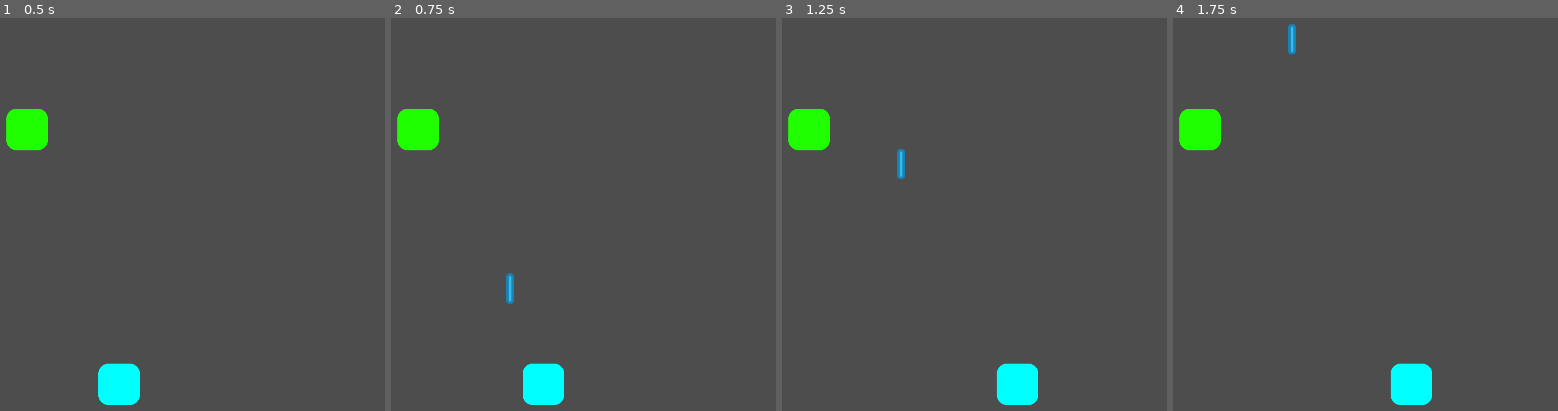
Above: before the commit, frames 1-4 (left to right).
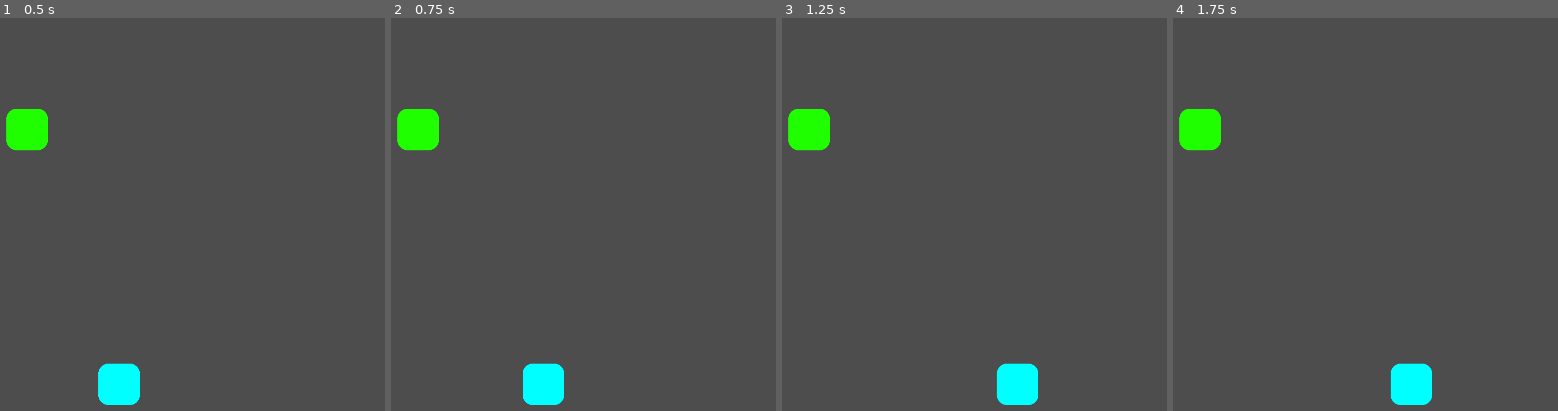
Above: after the commit, the same moments.

Repository: michael-j-coyne/space-defense
Game: Godot game, scene res://scenes/main.tscn
Same seed, same stepped clock (60 frames per second), same inputs: the game is played once before the commit and once after it.
Inputs (mouse positions are in pixels of both pictures, inside the frame that each line leads up to):
- Up to frame 1 (0.5 s): no input
- Up to frame 2 (0.75 s): tap Enter (ui_accept) at 0.5 s; move the mouse to (691, 214) at 0.52 s; hold Right (ui_right) from 0.53 s (still down); hold Shift from 0.53 s (still down); click (691, 214) at 0.67 s
- Up to frame 3 (1.25 s): keep holding Right (ui_right); keep holding Shift; tap Enter (ui_accept) at 0.77 s
- Up to frame 4 (1.75 s): release Right (ui_right) at 1.25 s; release Shift at 1.25 s; drag from (outside the picture) to (1199, 128) at 1.27 s

Frame 1 is identical in both runs. In frame 2, 0.2% of the frame differs, in the area x 29-32%, y 64-73%; in frame 3, 0.2%; in frame 4, 0.2%.
Error after the commit: Cannot call method 'instantiate' on a null value. (res://scenes/weapon.gd:41)

Commit message:
Modify Weapon
Stop taking projectile scene as an argument. Instead we will take a sprite as an argument which will be passed to the projectile.

Start taking damage source as an argument (which will get passed to projectile)

Diff:
--- a/scenes/player.gd
+++ b/scenes/player.gd
@@ -17,7 +17,7 @@
 	sprite.scale = scaling
 
 	# TODO: fix hardcoded values
-	weapon.setup(1.0, 1.0, 1.0, 5.0, preload("res://scenes/projectile.tscn"))
+	weapon.setup(1.0, 1.0, 1.0, 5.0, "player", null)
 
 func _physics_process(delta):
 	velocity = Vector2.ZERO
--- a/scenes/weapon.gd
+++ b/scenes/weapon.gd
@@ -5,7 +5,8 @@
 var _damage_multiplier := 1.0
 var _cooling_down = false
 var _projectile_despawn_time = 1.0
-var _projectile_scene = preload("res://scenes/projectile.tscn")
+var _damage_source := ""
+var _projectile_scene: PackedScene
 
 func _ready():
 	$Timer.wait_time = _cooldown
@@ -16,8 +17,8 @@
 	base_damage: float,
 	damage_multiplier: float,
 	projectile_despawn_time: float,
-
-	projectile_scene,
+	damage_source: String,
+	projectile_scene: PackedScene,
 ):
 
 	_cooldown = cooldown
@@ -25,6 +26,7 @@
 	_damage_multiplier = damage_multiplier
 	_projectile_despawn_time = projectile_despawn_time
 	_projectile_scene = projectile_scene
+	_damage_source = damage_source
 
 func _cooldown_finished():
 	_cooling_down = false
